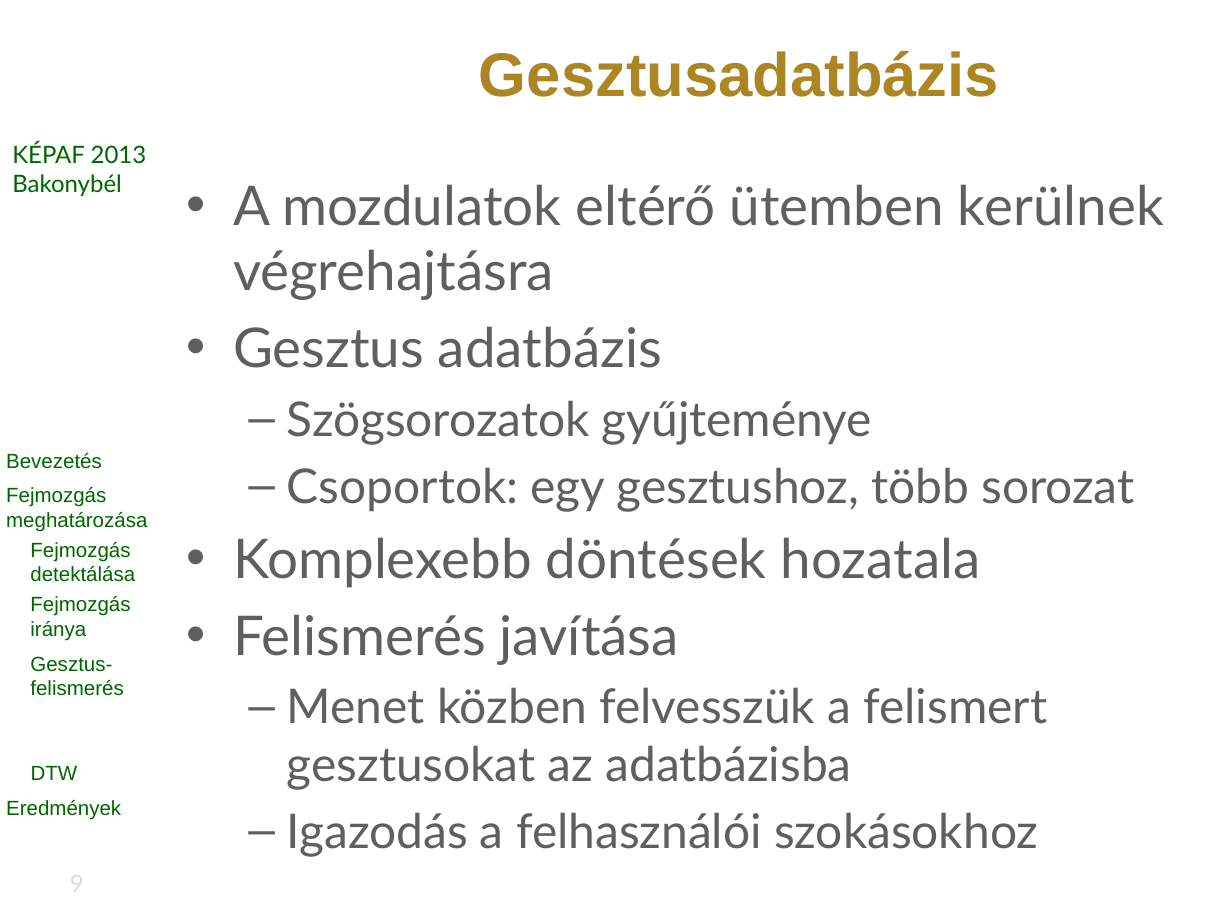
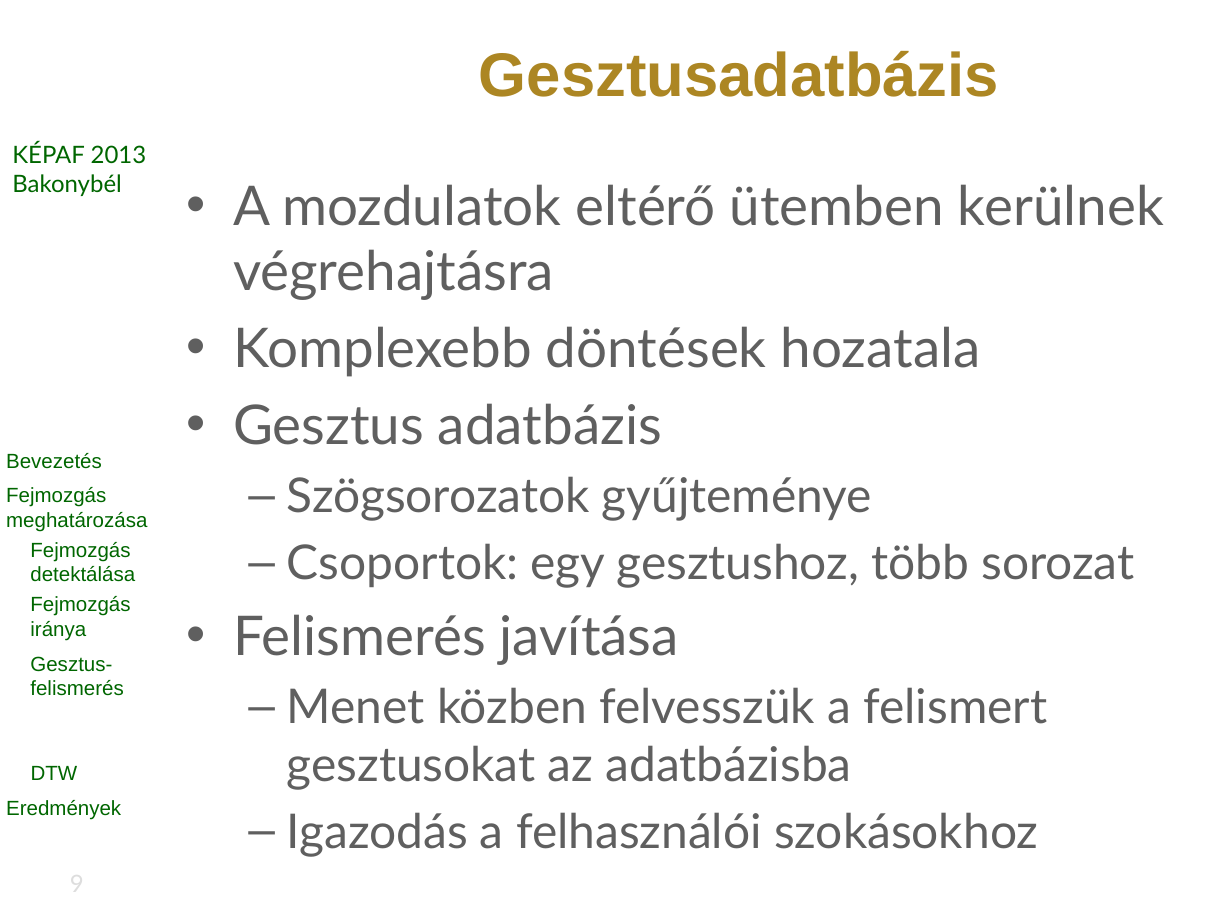
Before and after one commit to vohoaiviet/face-gesture-api, a slide deck: slide 9 of HeadMovement/research/kepaf/ppt/bertok.kornel.kepaf.2013.pptx. Drawn at 1232x924 pixels with LibreOffice and Linux fonts; fonts in the diff are those of the drawing; background and template pictures are left out. Boxes give left, top, right and bottom in pixels: in the first picture for what was removed or moved away, otherwise in the second. Text is boxed around its words. In the diff, an @@ line names an element or a change of style, - is before the commit and + after.

```diff
--- a/HeadMovement/research/kepaf/ppt/bertok.kornel.kepaf.2013.pptx
+++ b/HeadMovement/research/kepaf/ppt/bertok.kornel.kepaf.2013.pptx
@@ text at (x1=233, y1=326, x2=981, y2=377): paragraph added @@
+• Komplexebb döntések hozatala
@@ text at (x1=233, y1=537, x2=981, y2=588): paragraph removed @@
-• Komplexebb döntések hozatala
```
Also in this commit, not shown: 5 other slides changed, 1 slide added, 2 other files.
